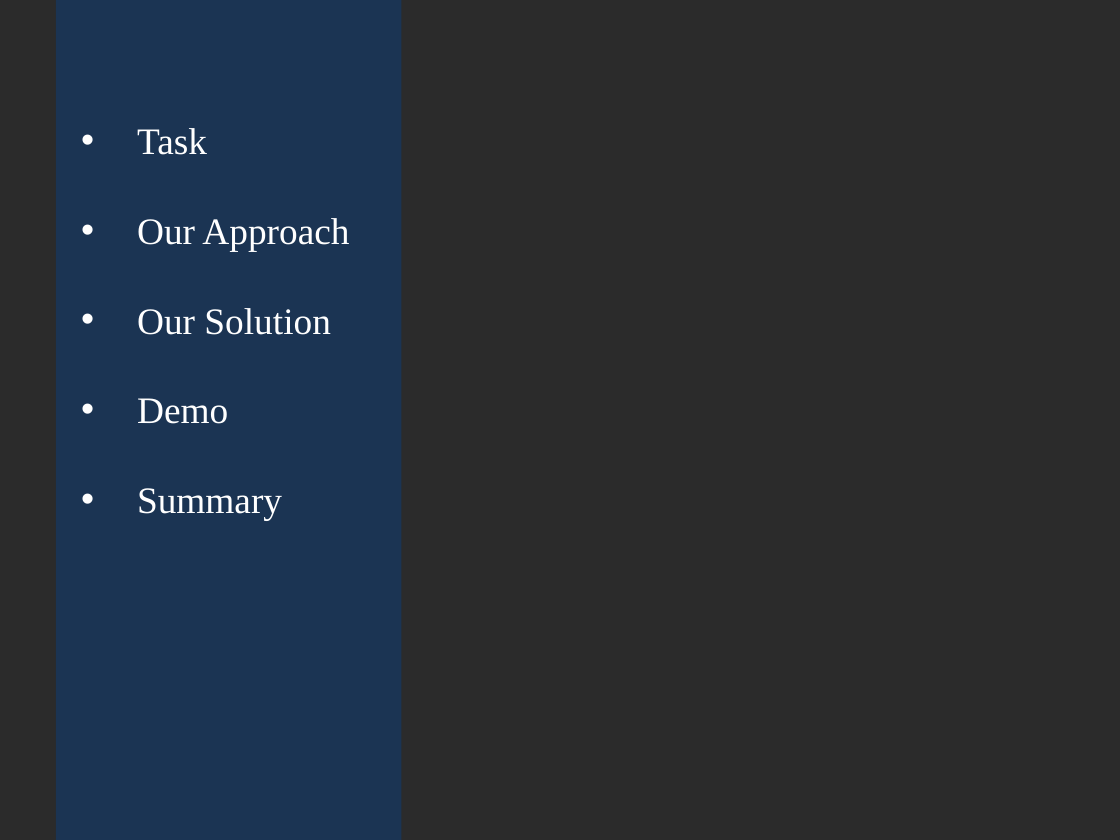
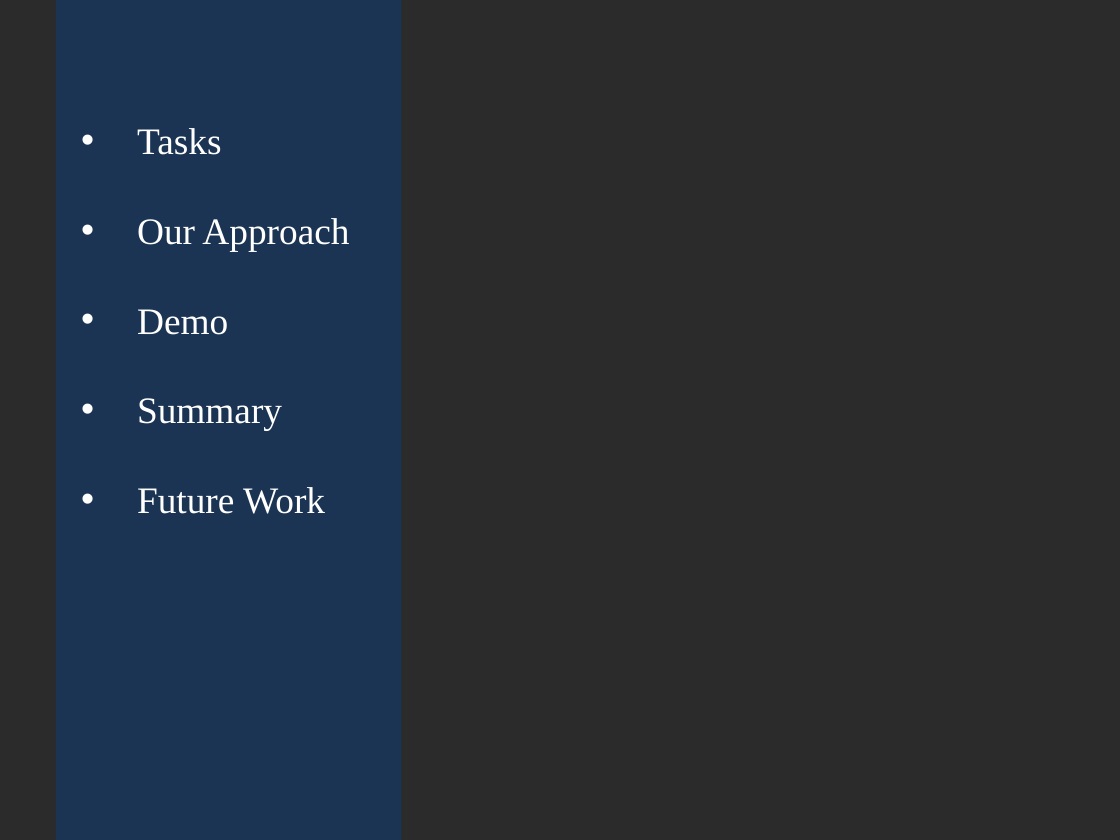
Before and after one commit to CCMV2/GymApplication, a slide deck: slide 2 of documentation/Documents/NTT-Gym.pptx. Drawn at 1120x840 pixels with LibreOffice and Linux fonts; fonts in the diff are those of the drawing; background and template pictures are left out; a plain dark background stands for a picture behind light text. Boxes give left, top, right and bottom in pixels: in the first picture for what was removed or moved away, otherwise in the second. Text is boxed around its words. In the diff, an @@ line names an element or a change of style, - is before the commit and + after.

```diff
--- a/documentation/Documents/NTT-Gym.pptx
+++ b/documentation/Documents/NTT-Gym.pptx
@@ text at [137, 128, 222, 155]: text changed @@
-• Task
+• Tasks
@@ text at [137, 308, 330, 335]: paragraph removed @@
-• Our Solution
@@ text at [137, 487, 325, 514]: paragraph added @@
+• Future Work
```
Also in this commit, not shown: 6 other slides changed, 11 slides added, 11 slides removed.
